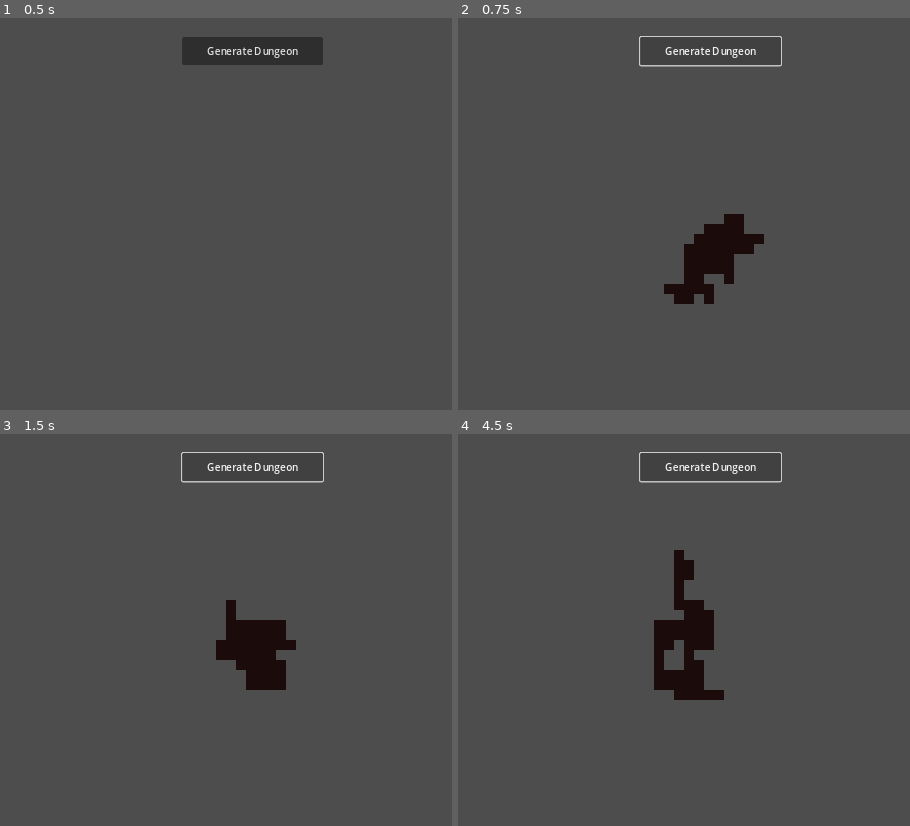
Above: before the commit, frames 1-4 (two rows, left to right).
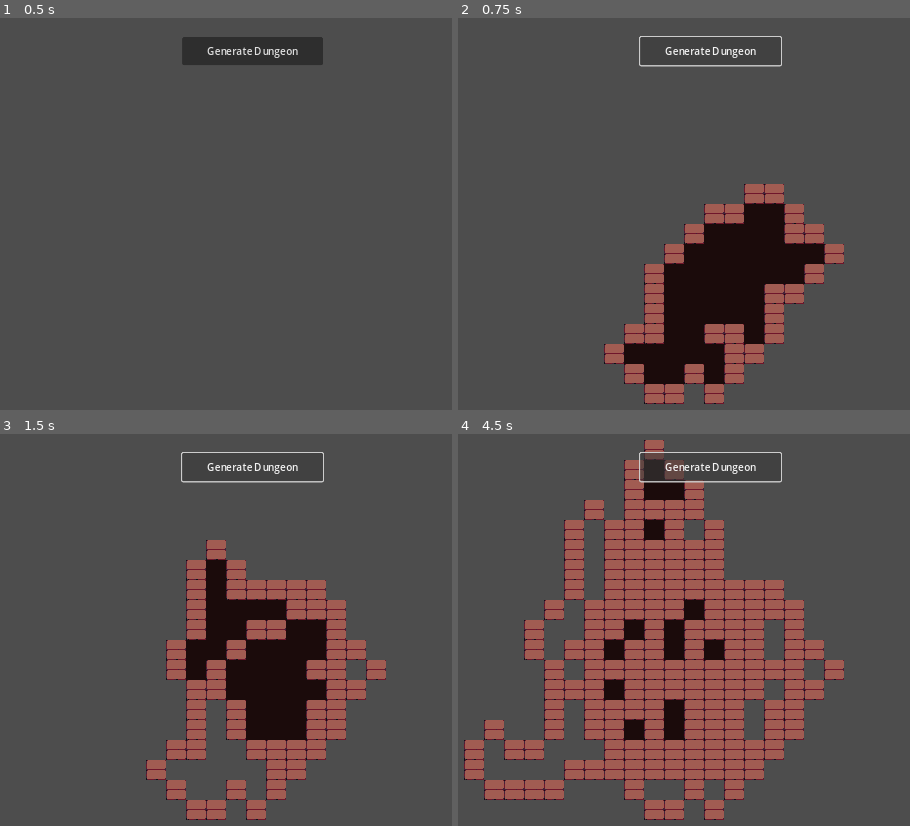
Above: after the commit, the same moments.

Repository: WizardsNStuff/Zealot-of-Wanderlust
Game: Godot game, scene res://Proc Gen/proc_gen.tscn
Same seed, same stepped clock (60 frames per second), same inputs: the game is played once before the commit and once after it. This scene is started directly instead of the project's main scene.
Inputs:
- Up to frame 1 (0.5 s): no input
- Up to frame 2 (0.75 s): click "Generate Dungeon" at 0.5 s
- Up to frame 3 (1.5 s): click "Generate Dungeon" at 1.25 s
- Up to frame 4 (4.5 s): click "Generate Dungeon" at 2 s; tap Enter at 2.75, 4.25 s; tap Space at 3.5 s

Frame 1 is identical in both runs. In frame 2, 14% of the frame differs, in the area x 32-86%, y 42-99%; in frame 3, 18%; in frame 4, 36%, in the area x 1-86%, y 1-99%.

Commit message:
completed wall placing logic

Diff:
--- a/zealot-of-wanderlust/Proc Gen/floor_tilemap_layer.gd
+++ b/zealot-of-wanderlust/Proc Gen/floor_tilemap_layer.gd
@@ -2,4 +2,4 @@
 class_name FloorTileMapLayer
 
 @export var atlas_id : int = 0
-@export var base_floor_tile_atlas_position : Vector2i = Vector2i(0, 22)
+@export var base_floor_tile_atlas_position : Vector2i = Vector2i(0, 11)
--- a/zealot-of-wanderlust/Proc Gen/proc_gen.tscn
+++ b/zealot-of-wanderlust/Proc Gen/proc_gen.tscn
@@ -1,45 +1,15 @@
-[gd_scene load_steps=8 format=3 uid="uid://ttowgqc8xgke"]
+[gd_scene load_steps=11 format=3 uid="uid://ttowgqc8xgke"]
 
 [ext_resource type="Script" path="res://Proc Gen/proc_gen_controller.gd" id="1_5ancx"]
 [ext_resource type="Script" path="res://Proc Gen/proc_gen_data.gd" id="2_fqe3b"]
 [ext_resource type="Script" path="res://Proc Gen/proc_gen_view.gd" id="3_2tjgd"]
 [ext_resource type="Texture2D" uid="uid://b36g8amcnnwwo" path="res://Assets/tiles.png" id="4_ay2sl"]
 [ext_resource type="Script" path="res://Proc Gen/floor_tilemap_layer.gd" id="5_r24de"]
+[ext_resource type="Script" path="res://Proc Gen/wall_tilemap_layer.gd" id="6_h0tht"]
 
-[sub_resource type="TileSetAtlasSource" id="TileSetAtlasSource_ut10k"]
+[sub_resource type="TileSetAtlasSource" id="TileSetAtlasSource_fg6tr"]
 texture = ExtResource("4_ay2sl")
-0:0/0 = 0
-1:0/0 = 0
-2:0/0 = 0
-3:0/0 = 0
-4:0/0 = 0
-5:0/0 = 0
-0:1/0 = 0
-1:1/0 = 0
-2:1/0 = 0
-3:1/0 = 0
-4:1/0 = 0
-5:1/0 = 0
-0:2/0 = 0
-1:2/0 = 0
-2:2/0 = 0
-3:2/0 = 0
-0:3/0 = 0
-1:3/0 = 0
-2:3/0 = 0
-3:3/0 = 0
-0:4/0 = 0
-1:4/0 = 0
-2:4/0 = 0
-3:4/0 = 0
-4:4/0 = 0
-5:4/0 = 0
-0:5/0 = 0
-1:5/0 = 0
-2:5/0 = 0
-3:5/0 = 0
-4:5/0 = 0
-5:5/0 = 0
+texture_region_size = Vector2i(32, 32)
 0:6/0 = 0
 1:6/0 = 0
 2:6/0 = 0
@@ -48,15 +18,12 @@
 1:7/0 = 0
 2:7/0 = 0
 3:7/0 = 0
-0:8/0 = 0
 1:8/0 = 0
 2:8/0 = 0
 3:8/0 = 0
-0:9/0 = 0
 1:9/0 = 0
 2:9/0 = 0
 3:9/0 = 0
-0:10/0 = 0
 1:10/0 = 0
 2:10/0 = 0
 3:10/0 = 0
@@ -68,154 +35,49 @@
 1:12/0 = 0
 2:12/0 = 0
 3:12/0 = 0
-4:12/0 = 0
-5:12/0 = 0
-6:12/0 = 0
 0:13/0 = 0
 1:13/0 = 0
 2:13/0 = 0
 3:13/0 = 0
-4:13/0 = 0
-5:13/0 = 0
-6:13/0 = 0
-7:13/0 = 0
-0:14/0 = 0
 1:14/0 = 0
 2:14/0 = 0
 3:14/0 = 0
-4:14/0 = 0
-5:14/0 = 0
-6:14/0 = 0
-7:14/0 = 0
 0:15/0 = 0
 1:15/0 = 0
 2:15/0 = 0
 3:15/0 = 0
-4:15/0 = 0
-5:15/0 = 0
-6:15/0 = 0
-7:15/0 = 0
-2:16/0 = 0
-3:16/0 = 0
-4:16/0 = 0
-5:16/0 = 0
-6:16/0 = 0
-7:16/0 = 0
-2:17/0 = 0
-3:17/0 = 0
-4:17/0 = 0
-5:17/0 = 0
-6:17/0 = 0
-7:17/0 = 0
-2:18/0 = 0
-3:18/0 = 0
-4:18/0 = 0
-5:18/0 = 0
-6:18/0 = 0
-7:18/0 = 0
-2:19/0 = 0
-3:19/0 = 0
-4:19/0 = 0
-5:19/0 = 0
-6:19/0 = 0
-7:19/0 = 0
-2:20/0 = 0
-3:20/0 = 0
-4:20/0 = 0
-5:20/0 = 0
-6:20/0 = 0
-7:20/0 = 0
-2:21/0 = 0
-3:21/0 = 0
-4:21/0 = 0
-5:21/0 = 0
-6:21/0 = 0
-7:21/0 = 0
-0:22/0 = 0
-1:22/0 = 0
-2:22/0 = 0
-3:22/0 = 0
-4:22/0 = 0
-5:22/0 = 0
-6:22/0 = 0
-7:22/0 = 0
-0:23/0 = 0
-1:23/0 = 0
-2:23/0 = 0
-3:23/0 = 0
-4:23/0 = 0
-5:23/0 = 0
-6:23/0 = 0
-7:23/0 = 0
-0:24/0 = 0
-1:24/0 = 0
-2:24/0 = 0
-3:24/0 = 0
-4:24/0 = 0
-5:24/0 = 0
-6:24/0 = 0
-7:24/0 = 0
-0:25/0 = 0
-1:25/0 = 0
-2:25/0 = 0
-3:25/0 = 0
-4:25/0 = 0
-5:25/0 = 0
-6:25/0 = 0
-7:25/0 = 0
-0:26/0 = 0
-1:26/0 = 0
-2:26/0 = 0
-3:26/0 = 0
-4:26/0 = 0
-5:26/0 = 0
-6:26/0 = 0
-7:26/0 = 0
-0:27/0 = 0
-1:27/0 = 0
-2:27/0 = 0
-3:27/0 = 0
-4:27/0 = 0
-5:27/0 = 0
-6:27/0 = 0
-7:27/0 = 0
-2:28/0 = 0
-3:28/0 = 0
-4:28/0 = 0
-5:28/0 = 0
-6:28/0 = 0
-7:28/0 = 0
-2:29/0 = 0
-3:29/0 = 0
-4:29/0 = 0
-5:29/0 = 0
-6:29/0 = 0
-7:29/0 = 0
-0:30/0 = 0
-1:30/0 = 0
-2:30/0 = 0
-3:30/0 = 0
-4:30/0 = 0
-5:30/0 = 0
-6:30/0 = 0
-7:30/0 = 0
-0:31/0 = 0
-1:31/0 = 0
-2:31/0 = 0
-3:31/0 = 0
-4:31/0 = 0
-5:31/0 = 0
-6:31/0 = 0
-7:31/0 = 0
-7:12/0 = 0
 
 [sub_resource type="TileSet" id="TileSet_en0rj"]
-sources/0 = SubResource("TileSetAtlasSource_ut10k")
+tile_size = Vector2i(32, 32)
+sources/0 = SubResource("TileSetAtlasSource_fg6tr")
 
-[node name="ProcGen" type="Node" node_paths=PackedStringArray("proc_gen_data", "floor_tilemap_layer")]
+[sub_resource type="TileSetAtlasSource" id="TileSetAtlasSource_8kxg4"]
+texture = ExtResource("4_ay2sl")
+texture_region_size = Vector2i(32, 32)
+0:0/0 = 0
+1:0/0 = 0
+2:0/0 = 0
+0:1/0 = 0
+1:1/0 = 0
+0:2/0 = 0
+1:2/0 = 0
+2:2/0 = 0
+0:3/0 = 0
+1:3/0 = 0
+0:4/0 = 0
+1:4/0 = 0
+0:5/0 = 0
+1:5/0 = 0
+
+[sub_resource type="TileSet" id="TileSet_oibp5"]
+tile_size = Vector2i(32, 32)
+sources/1 = SubResource("TileSetAtlasSource_8kxg4")
+
+[node name="ProcGen" type="Node" node_paths=PackedStringArray("proc_gen_data", "floor_tilemap_layer", "wall_tilemap_layer")]
 script = ExtResource("1_5ancx")
 proc_gen_data = NodePath("ProcGenData")
 floor_tilemap_layer = NodePath("Floor")
+wall_tilemap_layer = NodePath("Wall")
 
 [node name="ProcGenData" type="Node" parent="."]
 script = ExtResource("2_fqe3b")
@@ -236,4 +98,8 @@
 tile_set = SubResource("TileSet_en0rj")
 script = ExtResource("5_r24de")
 
+[node name="Wall" type="TileMapLayer" parent="."]
+tile_set = SubResource("TileSet_oibp5")
+script = ExtResource("6_h0tht")
+
 [node name="Camera2D" type="Camera2D" parent="."]
--- a/zealot-of-wanderlust/Proc Gen/proc_gen_controller.gd
+++ b/zealot-of-wanderlust/Proc Gen/proc_gen_controller.gd
@@ -3,15 +3,20 @@
 
 @export var proc_gen_data : ProcGenData
 @export var floor_tilemap_layer : FloorTileMapLayer
+@export var wall_tilemap_layer : WallTileMapLayer
 
 func run_proc_gen() -> void:
 	var floor_positions : Dictionary = run_random_walk()
 
-	var atlas_id : int = floor_tilemap_layer.atlas_id
-	var tile_pos : Vector2i = floor_tilemap_layer.base_floor_tile_atlas_position
+	var floor_atlas_id : int = floor_tilemap_layer.atlas_id
+	var floor_tile_pos : Vector2i = floor_tilemap_layer.base_floor_tile_atlas_position
+
+	var wall_atlas_id : int = wall_tilemap_layer.atlas_id
+	var wall_tile_pos : Vector2i = wall_tilemap_layer.base_wall_tile_atlas_position
 
 	clear_tiles(floor_tilemap_layer)
-	paint_tiles(floor_positions, floor_tilemap_layer, atlas_id, tile_pos)
+	paint_tiles(floor_positions, floor_tilemap_layer, floor_atlas_id, floor_tile_pos)
+	create_walls(floor_positions, wall_tilemap_layer, wall_atlas_id, wall_tile_pos)
 	# for visualizing the floor in console
 	#for position in floor_positions.keys():
 		#print_debug(position)
@@ -55,3 +60,18 @@
 
 func clear_tiles(tilemap_layer : TileMapLayer) -> void:
 	tilemap_layer.clear()
+
+func create_walls(floor_positions : Dictionary, tilemap_layer : TileMapLayer, tilemap_layer_atlas_id : int , tile_atlas_position : Vector2i) -> void:
+	var basic_wall_positions : Dictionary = find_walls_in_directions(floor_positions, proc_gen_data.direction_list)
+	for position in basic_wall_positions:
+		paint_single_tile(tilemap_layer, tilemap_layer_atlas_id, position, tile_atlas_position)
+
+func find_walls_in_directions(floor_positions : Dictionary, direction_list : Array) -> Dictionary:
+	var wall_positions : Dictionary = {}
+	for position in floor_positions:
+		for direction in direction_list:
+			var neighbor_position = position + direction
+			# if there is no neighbor for the current tile add wall to list of walls
+			if (floor_positions.keys().has(neighbor_position) == false):
+				wall_positions[neighbor_position] = null
+	return wall_positions
--- /dev/null
+++ b/zealot-of-wanderlust/Proc Gen/wall_tilemap_layer.gd
@@ -0,0 +1,5 @@
+extends TileMapLayer
+class_name WallTileMapLayer
+
+@export var atlas_id : int = 1
+@export var base_wall_tile_atlas_position : Vector2i = Vector2i(0, 4)
